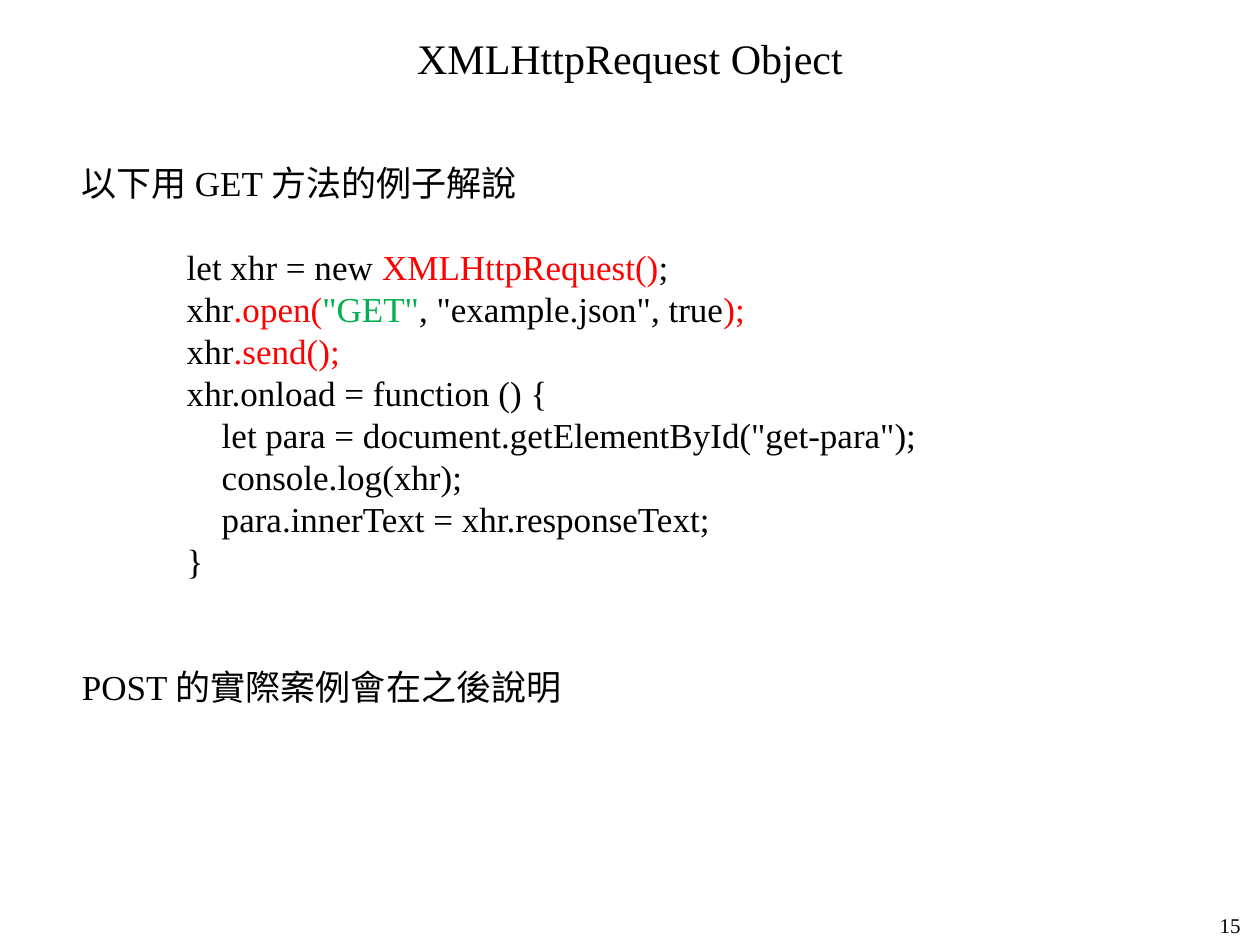
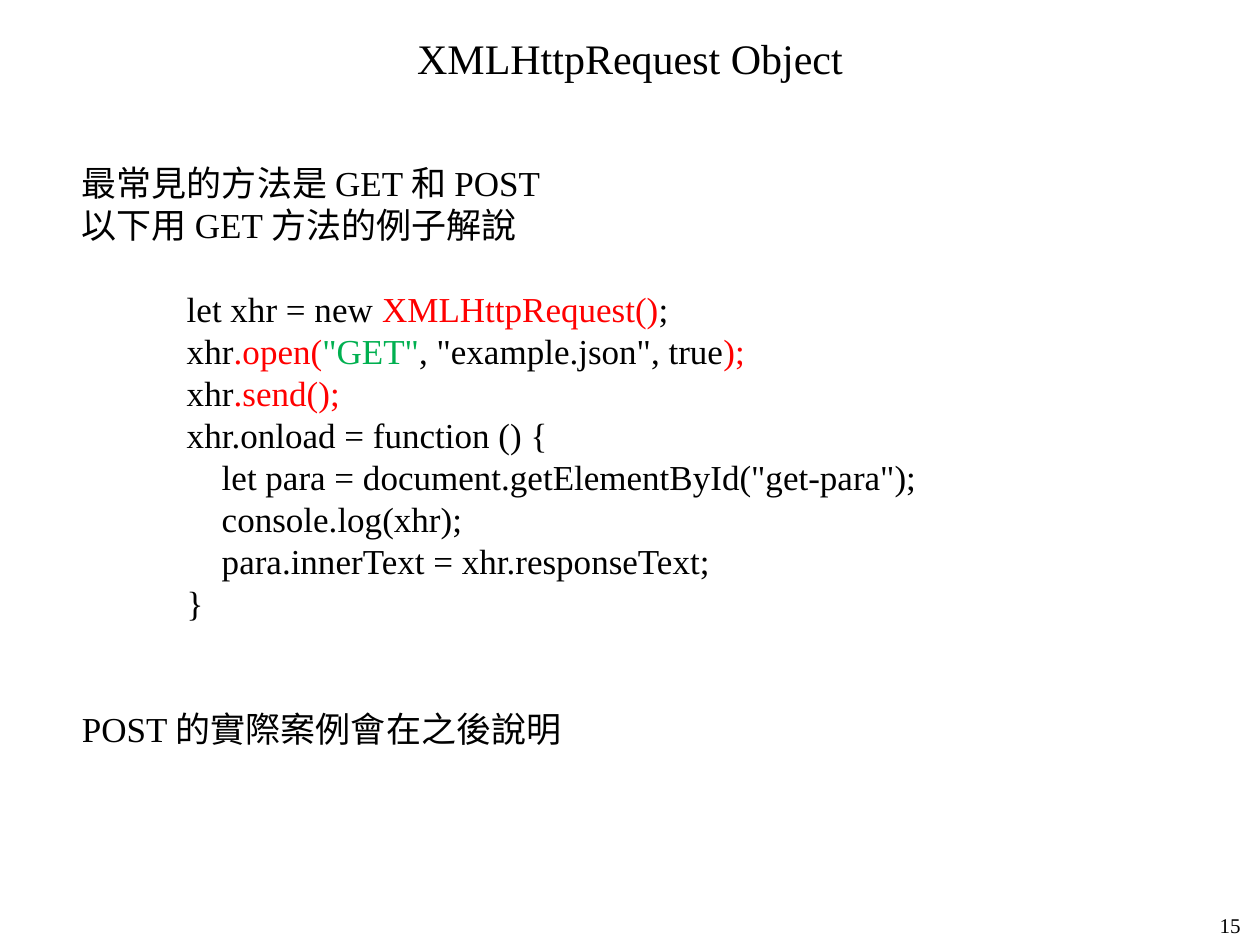
Before and after one commit to mar120434/2021_web_tutor, a slide deck: slide 15 of 動態網頁.pptx. Drawn at 1260x945 pixels with LibreOffice and Linux fonts; fonts in the diff are those of the drawing. Boxes give left, top, right and bottom in pixels: in the first picture for what was removed or moved away, otherwise in the second. Text is boxed around its words. In the diff, an @@ line names an element or a change of style, - is before the commit and + after.

```diff
--- a/動態網頁.pptx
+++ b/動態網頁.pptx
@@ text at box(82, 166, 540, 199): paragraph added @@
+最常見的方法是 GET 和 POST
```
Also in this commit, not shown: 1 slide added, 2 other files.
